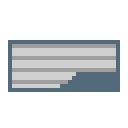
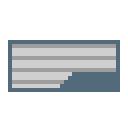
Before/after of a 128×128 layered artwork. What changed in the layer stack:
painted on "Elements 1" over [64, 72, 76, 84]
